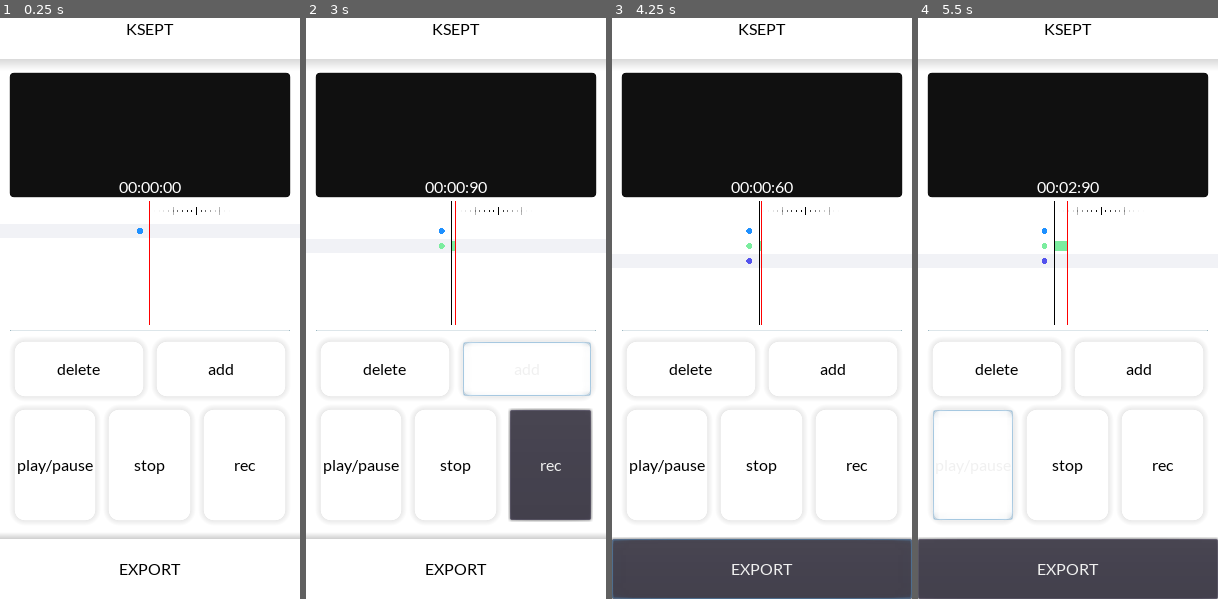
Above: before the commit, frames 1-4 (left to right).
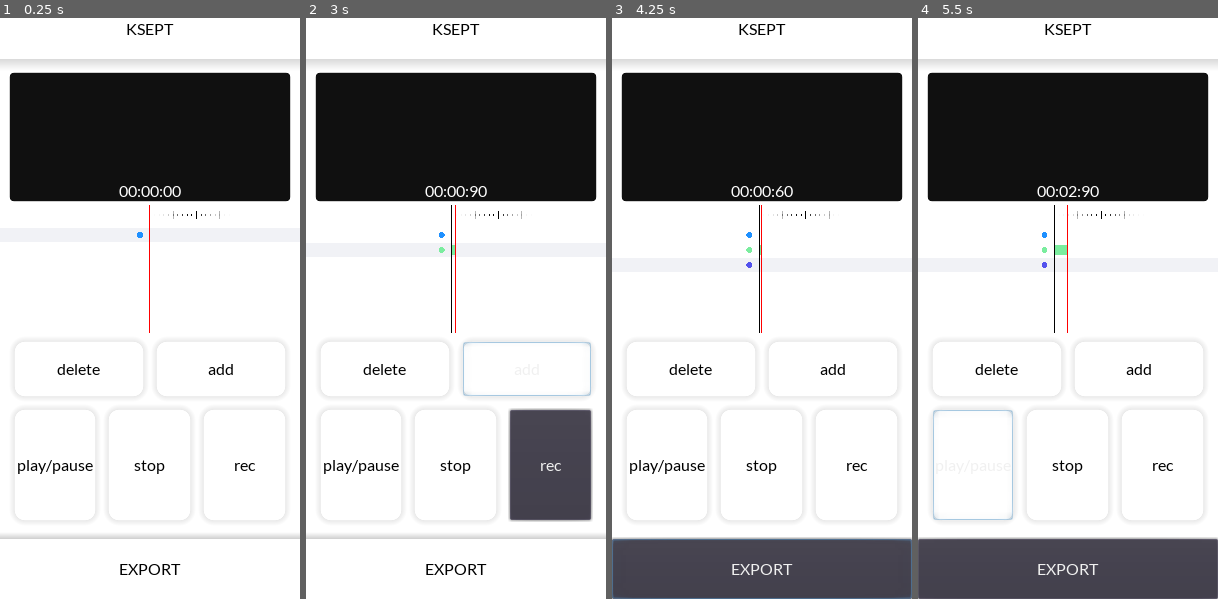
Above: after the commit, the same moments.

Repository: kahagino/ksept_recorder
Game: Godot game, scene res://scenes/main.tscn
Same seed, same stepped clock (60 frames per second), same inputs: the game is played once before the commit and once after it.
Inputs:
- Up to frame 1 (0.25 s): no input
- Up to frame 2 (3 s): click "add" at 0.5 s; click "stop" at 1.25 s; click "rec" at 2 s; tap Enter (ui_accept) at 2.75 s; hold Up (ui_up) from 2.78 s (still down)
- Up to frame 3 (4.25 s): tap Enter (ui_accept) at 3.02 s; release Up (ui_up) at 3.5 s; click "EXPORT" at 3.5 s
- Up to frame 4 (5.5 s): hold Up (ui_up) 4.28-5.03 s; tap Enter (ui_accept) at 4.52 s; hold Left (ui_left) from 5.03 s (still down)

The runs differ from the first frame. In frame 1, 1.4% of the frame differs, in the area x 3-97%, y 28-55%; in frame 2, 1.4%; in frame 3, 1.4%; in frame 4, 1.5%.

Commit message:
🐛 fixed infinite export with empty tracks

Diff:
--- a/scenes/main.tscn
+++ b/scenes/main.tscn
@@ -92,34 +92,35 @@
 
 [node name="K7Panel" type="MarginContainer" parent="VBoxContainer/Editor/VBoxContainer/TracksEditor/VBoxContainer"]
 margin_right = 280.0
-margin_bottom = 124.0
+margin_bottom = 128.0
 size_flags_vertical = 3
 script = ExtResource( 7 )
 
 [node name="Panel" type="Panel" parent="VBoxContainer/Editor/VBoxContainer/TracksEditor/VBoxContainer/K7Panel"]
 margin_right = 280.0
-margin_bottom = 124.0
+margin_bottom = 128.0
 custom_styles/panel = SubResource( 1 )
 
 [node name="Label" type="Label" parent="VBoxContainer/Editor/VBoxContainer/TracksEditor/VBoxContainer/K7Panel"]
 margin_left = 109.0
-margin_top = 104.0
+margin_top = 108.0
 margin_right = 171.0
-margin_bottom = 124.0
+margin_bottom = 128.0
 size_flags_horizontal = 4
 size_flags_vertical = 8
 custom_colors/font_color = Color( 1, 1, 1, 1 )
 text = "00:00:00"
 
 [node name="TracksUI" type="MarginContainer" parent="VBoxContainer/Editor/VBoxContainer/TracksEditor/VBoxContainer"]
-margin_top = 128.0
+margin_top = 132.0
 margin_right = 280.0
-margin_bottom = 252.0
+margin_bottom = 260.0
 size_flags_horizontal = 3
 size_flags_vertical = 3
 script = ExtResource( 5 )
 
 [node name="HSeparator" type="HSeparator" parent="VBoxContainer/Editor/VBoxContainer/TracksEditor/VBoxContainer"]
+visible = false
 margin_top = 256.0
 margin_right = 280.0
 margin_bottom = 260.0
--- a/src/track.gd
+++ b/src/track.gd
@@ -42,6 +42,7 @@
 	return false
 
 func is_defined()->bool:
+	# return true if a record exists in this track
 	if is_start_set && is_end_set:
 		return true
 
--- a/src/track_manager.gd
+++ b/src/track_manager.gd
@@ -101,6 +101,14 @@
 			print("TrackManager MODE: ", mode, " doesn't match any known MODE")
 
 func _check_export_ready()->void:
-	if exportedNumber == tracks.size():
+	if exportedNumber >= _get_number_of_defined_tracks():
 		_end_export()
 		emit_signal("export_ready") # merged streams ready to be saved
+
+func _get_number_of_defined_tracks()->int:
+	var counter = 0
+	for track in tracks:
+		if track.is_defined():
+			counter += 1
+
+	return counter
